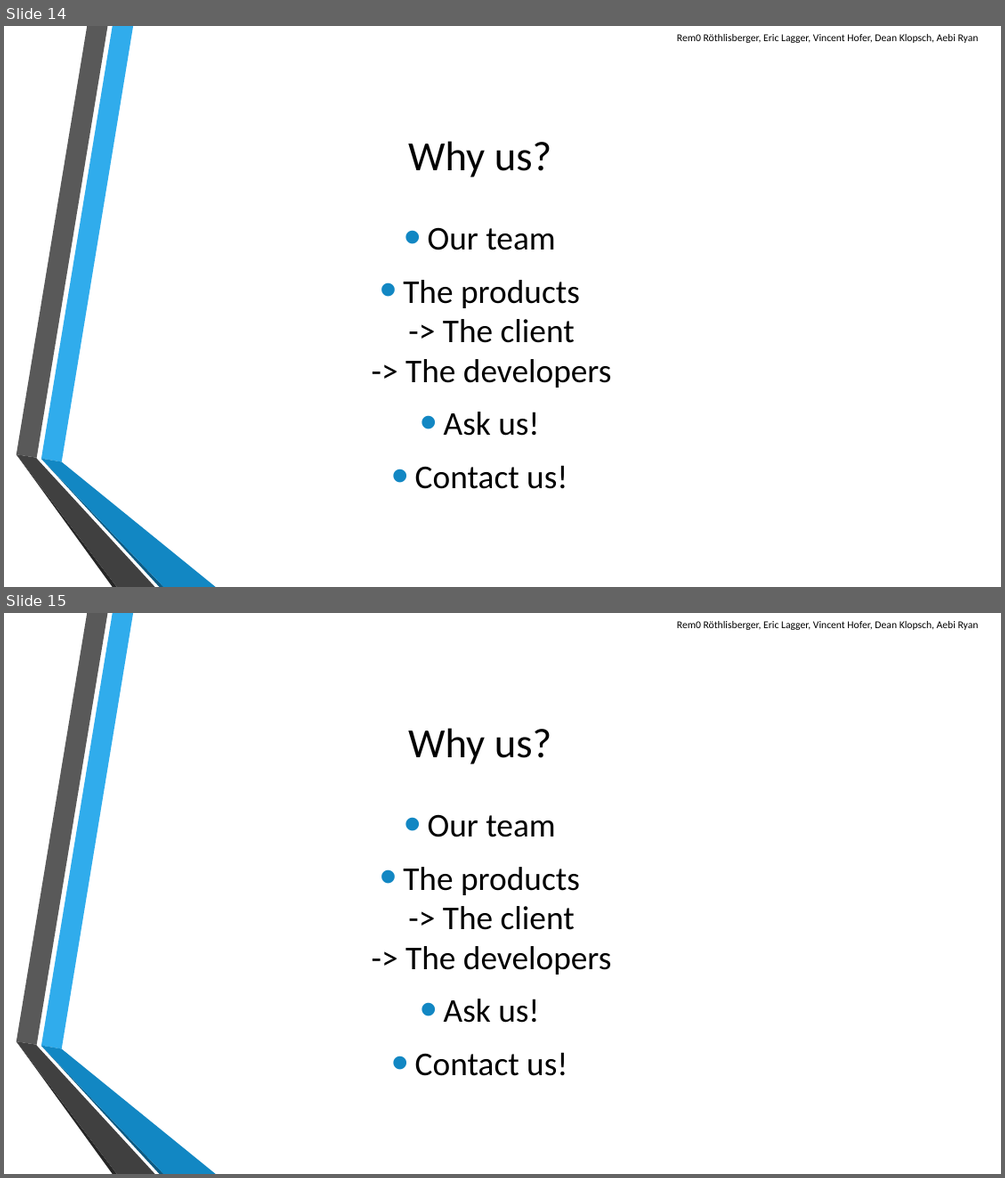
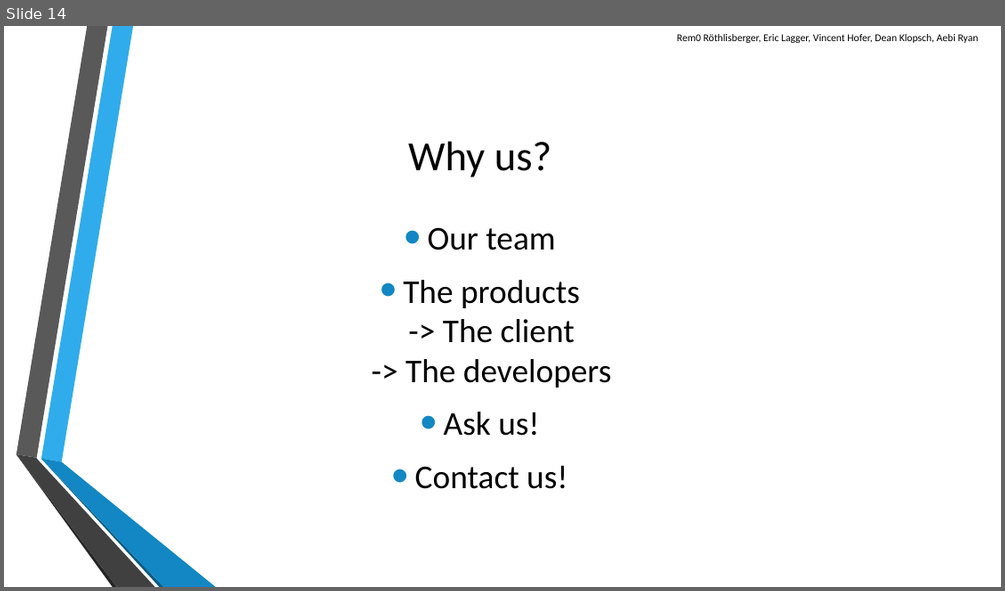
Before and after one commit to scg-unibe-ch/ese2016-team8, a slide deck: baseProject/presentation/Presentation-Team8.pptx. Shown one above the other, each under a label of ours: slides 14 and 15 before the commit, slide 14 after it. The pictures are 1005x1178 and 1005x591 pixels, drawn with LibreOffice and Linux fonts; fonts in the diff are those of the drawing; background and template pictures are left out. Boxes give left, top, right and bottom in pixels: in the first picture for what was removed or moved away, otherwise in the second. Text is boxed around its words. In the diff, an @@ line names an element or a change of style, - is before the commit and + after.

Commit message:
minor modifications in the presentation

```diff
--- a/baseProject/presentation/Presentation-Team8.pptx
+++ b/baseProject/presentation/Presentation-Team8.pptx
@@ slide 15 removed at (x1=4, y1=613, x2=1001, y2=1174), background picture (left out); not listed: 6 template elements that a slide beside it also shows @@
@@ text removed at (x1=677, y1=621, x2=979, y2=630) @@
-Rem0 Röthlisberger, Eric Lagger, Vincent Hofer, Dean Klopsch, Aebi Ryan
@@ title removed at (x1=408, y1=728, x2=551, y2=764) @@
-Why us?
@@ text removed at (x1=403, y1=814, x2=612, y2=1076) @@
-• Our team
-• The products
-  -> The client
-  -> The developers
-• Ask us!
-• Contact us!
```
Also in this commit, not shown: 1 other file.
